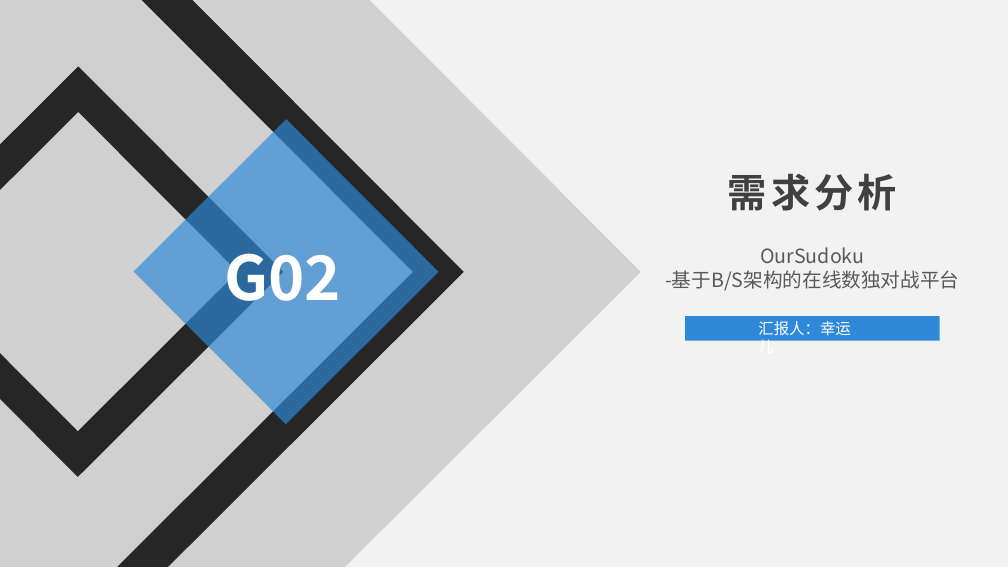
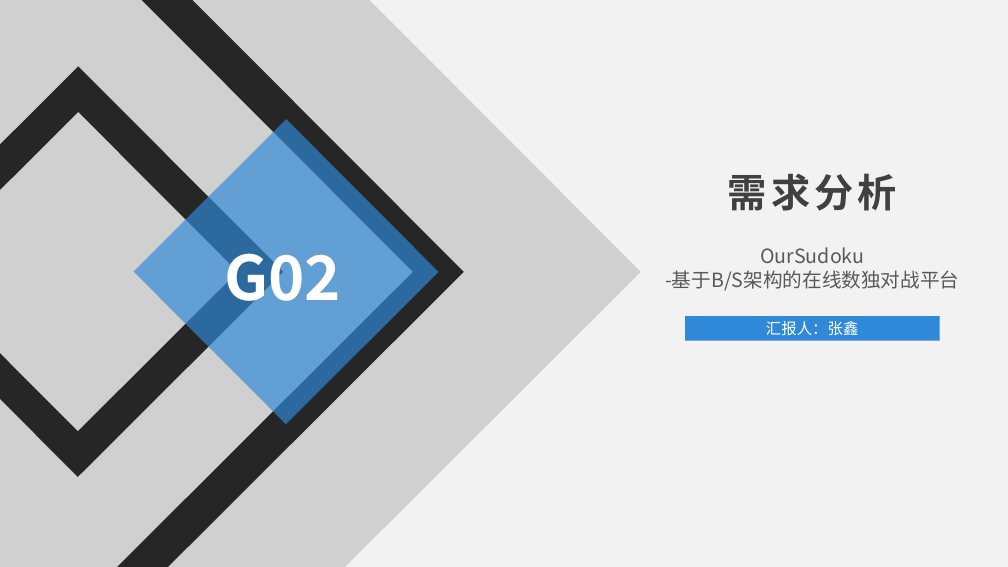
Before and after one commit to SE2020-G02/OurSudoku, a slide deck: slide 1 of SE2020-G02-需求规格说明/SRS v0.0.4.pptx. Drawn at 1008x567 pixels with LibreOffice and Linux fonts; fonts in the diff are those of the drawing; grey boxes stand for pictures; background and template pictures are left out. Boxes give left, top, right and bottom in pixels: in the first picture for what was removed or moved away, otherwise in the second. Text is boxed around its words. In the diff, an @@ line names an element or a change of style, - is before the commit and + after.

```diff
--- a/SE2020-G02-需求规格说明/SRS v0.0.4.pptx
+++ b/SE2020-G02-需求规格说明/SRS v0.0.4.pptx
@@ text at <box>766,321,859,336</box>: text changed @@
-汇报人：幸运儿
+汇报人：张鑫
```
Also in this commit, not shown: 3 other slides changed, 4 other files.
